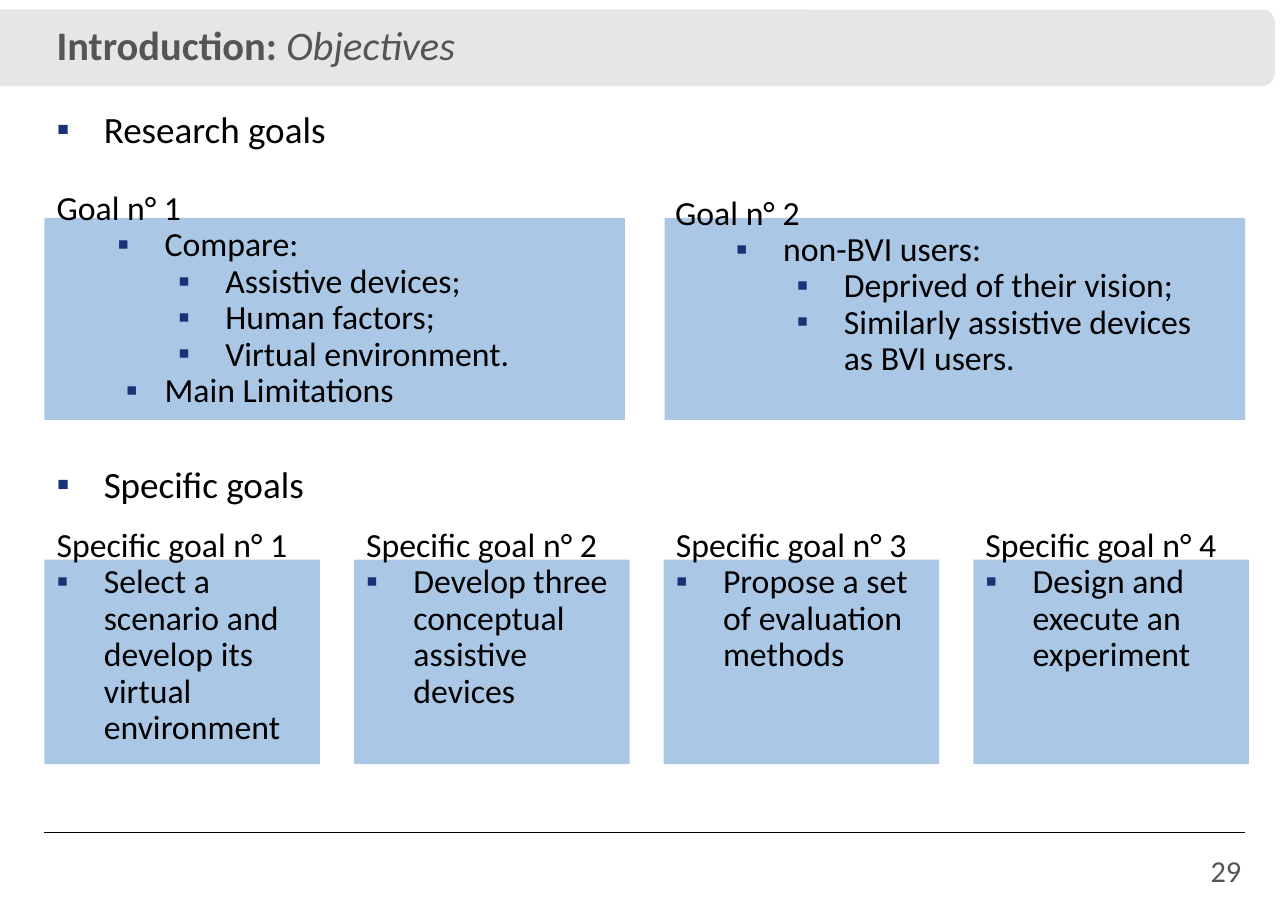
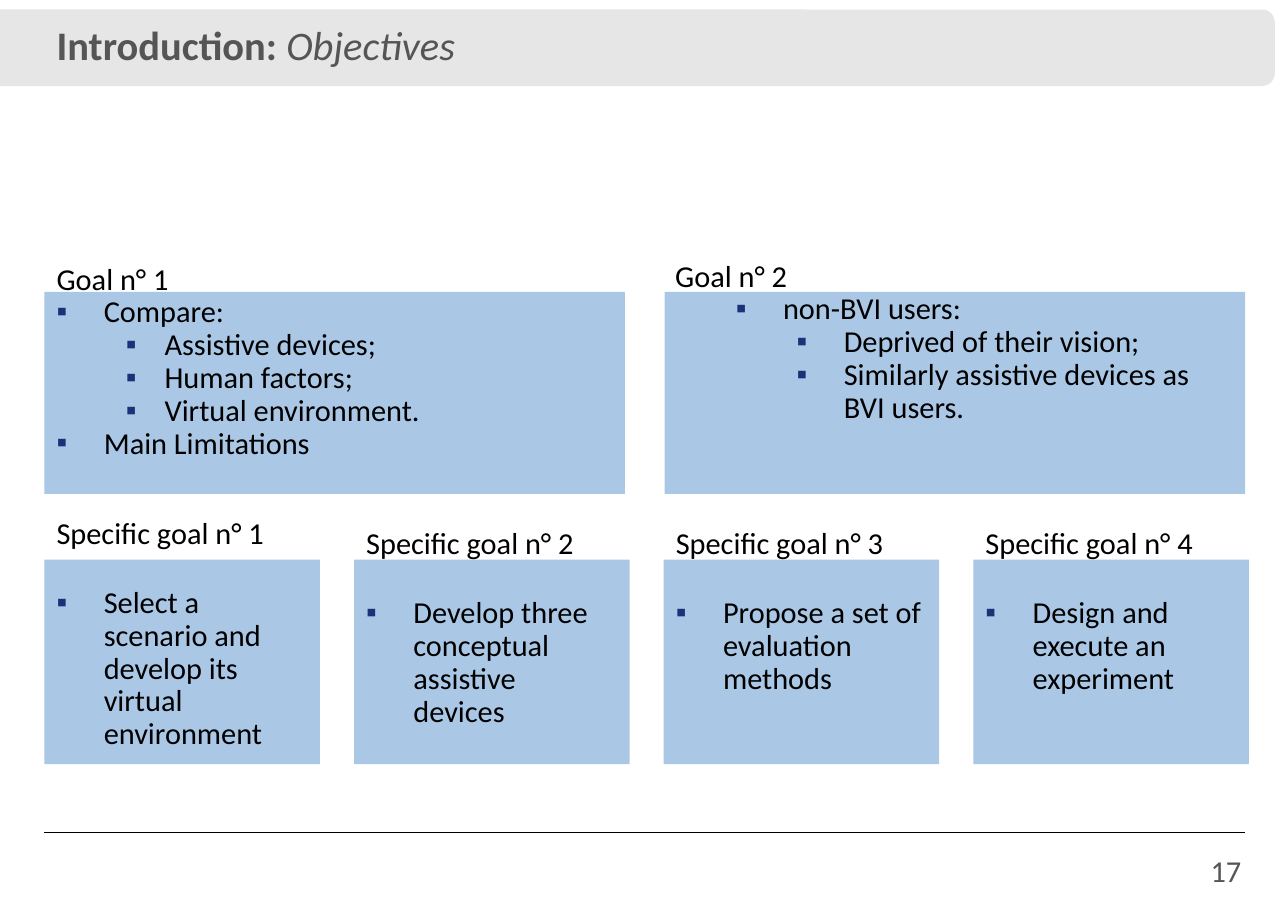
Before and after one commit to IvanRehder/Dissertacao, a slide deck: slide 17 of Apresentação/Apresentação.pptx (slide 29 before the commit). Drawn at 1288x911 pixels with LibreOffice and Linux fonts; fonts in the diff are those of the drawing; background and template pictures are left out. Boxes give left, top, right and bottom in pixels: in the first picture for what was removed or moved away, otherwise in the second. Text is boxed around its words. In the diff, an @@ line names an element or a change of style, - is before the commit and + after.

```diff
--- a/Apresentação/Apresentação.pptx
+++ b/Apresentação/Apresentação.pptx
@@ text at <box>104,117,325,150</box>: paragraph removed @@
-▪ Research goals
@@ text "Goal n° 1": place and size @@
-text "Goal n° 1" at <box>57,117,509,403</box>
+text "Goal n° 1" at <box>57,269,420,455</box>
@@ text "Goal n° 1" at <box>57,269,420,455</box>: size 20 to 18 pt; list level 2 to 1 in "Compare:"; list level 3 to 2 in "Assistive devices;"; list level 3 to 2 in "Human factors;"; list level 3 to 2 in "Virtual environment."; list level 2 to 1 in "Main Limitations" @@
@@ size 20 to 18 pt in 5 elements at <box>366,533,587,723</box>, <box>676,533,921,690</box>, <box>985,533,1192,694</box>, <box>57,523,263,744</box>, <box>675,266,1189,419</box> @@
@@ text "Goal n° 2": place and size @@
-text "Goal n° 2" at <box>675,197,1191,371</box>
+text "Goal n° 2" at <box>675,266,1189,419</box>
@@ rectangle: place and size @@
-rectangle at <box>45,217,625,419</box>
+rectangle at <box>45,291,625,493</box>
@@ rectangle: place and size @@
-rectangle at <box>664,217,1244,419</box>
+rectangle at <box>664,291,1244,493</box>
@@ text removed at <box>104,472,303,505</box> @@
-▪ Specific goals
@@ text "Specific goal n° 1": place and size @@
-text "Specific goal n° 1" at <box>57,533,287,740</box>
+text "Specific goal n° 1" at <box>57,523,263,744</box>
@@ page number at <box>1211,862,1242,882</box>: text changed @@
-29
+17
```
Also in this commit, not shown: 3 other slides changed, 13 slides removed, 1 other file.
